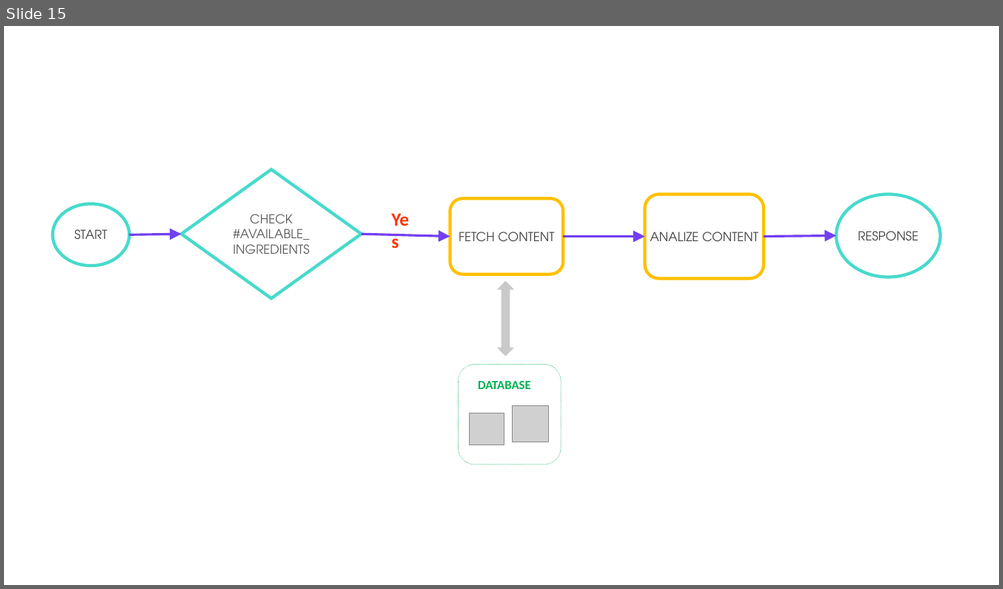
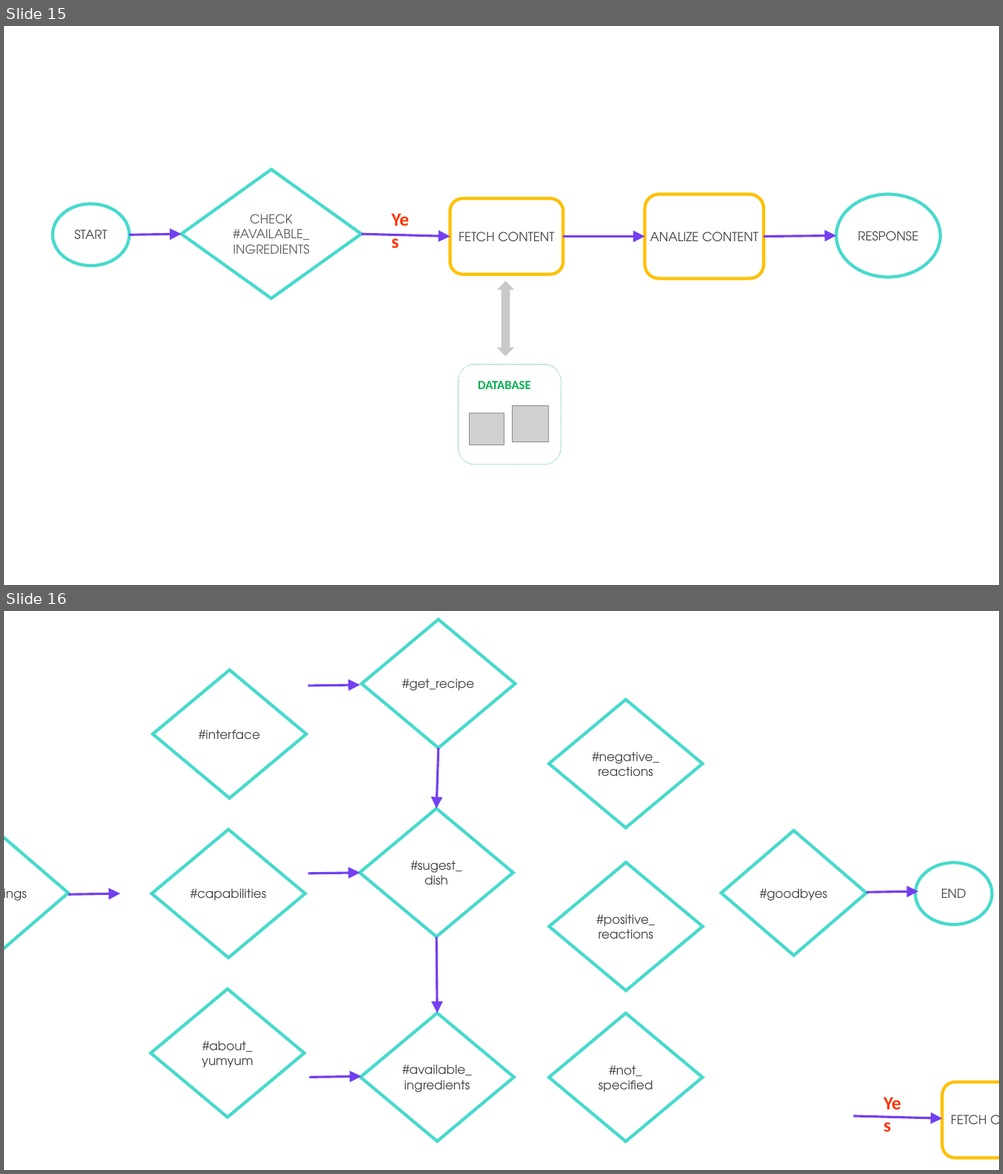
Before and after one commit to inmperfer/TFM, a slide deck: memoria/images/Presentación1.pptx. Shown one above the other, each under a label of ours: slide 15 before the commit, slides 15 and 16 after it. The pictures are 1003x589 and 1003x1174 pixels, drawn with LibreOffice and Linux fonts; fonts in the diff are those of the drawing; grey boxes stand for pictures. Boxes give left, top, right and bottom in pixels: in the first picture for what was removed or moved away, otherwise in the second. Text is boxed around its words. In the diff, an @@ line names an element or a change of style, - is before the commit and + after.

```diff
--- a/memoria/images/Presentación1.pptx
+++ b/memoria/images/Presentación1.pptx
@@ slide 16 added at bbox=[4, 611, 999, 1170], background #FFFFFF @@
@@ diamond added at bbox=[361, 619, 515, 748], outline #46DACC 3 pt, 12 pt, text #404040 @@
+#get_recipe
@@ diamond added at bbox=[153, 670, 306, 798], outline #46DACC 3 pt, 12 pt, text #404040 @@
+#interface
@@ arrow added from (307, 686) to (360, 685), #7240F0 2.25 pt @@
@@ diamond added at bbox=[549, 700, 703, 828], outline #46DACC 3 pt, 12 pt, text #404040 @@
+#negative_
+reactions
@@ arrow added from (438, 749) to (436, 809), #7240F0 2.25 pt @@
@@ diamond added at bbox=[360, 809, 514, 937], outline #46DACC 3 pt, 12 pt, text #404040 @@
+#sugest_
+dish
@@ diamond added at bbox=[4, 831, 68, 957], outline #46DACC 3 pt, 12 pt, text #404040 @@
+#greetings
@@ diamond added at bbox=[152, 829, 305, 958], outline #46DACC 3 pt, 12 pt, text #404040 @@
+#capabilities
@@ diamond added at bbox=[721, 831, 866, 957], outline #46DACC 3 pt, 12 pt, text #404040 @@
+#goodbyes
@@ arrow added from (307, 874) to (360, 873), #7240F0 2.25 pt @@
@@ diamond added at bbox=[549, 863, 703, 991], outline #46DACC 3 pt, 12 pt, text #404040 @@
+#positive_
+reactions
@@ ellipse added at bbox=[915, 863, 992, 925], outline #46DACC 3 pt, 12 pt, text #404040 @@
+END
@@ arrow added from (68, 894) to (120, 894), #7240F0 2.25 pt @@
@@ arrow added from (867, 892) to (918, 891), #7240F0 2.25 pt @@
@@ arrow added from (436, 937) to (438, 1013), #7240F0 2.25 pt @@
@@ diamond added at bbox=[151, 989, 304, 1118], outline #46DACC 3 pt, 12 pt, text #404040 @@
+#about_
+yumyum
@@ diamond added at bbox=[361, 1013, 515, 1142], outline #46DACC 3 pt, 12 pt, text #404040 @@
+#available_
+ingredients
@@ diamond added at bbox=[549, 1014, 703, 1142], outline #46DACC 3 pt, 12 pt, text #404040 @@
+#not_
+specified
@@ arrow added from (309, 1077) to (361, 1076), #7240F0 2.25 pt @@
@@ text added at bbox=[876, 1088, 915, 1118], 18 pt, text #FF3300, bold @@
+Yes
@@ rounded rectangle added at bbox=[942, 1082, 999, 1159], outline #FFC000 3 pt, 12 pt, text #404040 @@
+FETCH CONTENT
@@ arrow added from (853, 1117) to (942, 1119), #7240F0 2.25 pt @@
```
Also in this commit, not shown: 55 other files.
